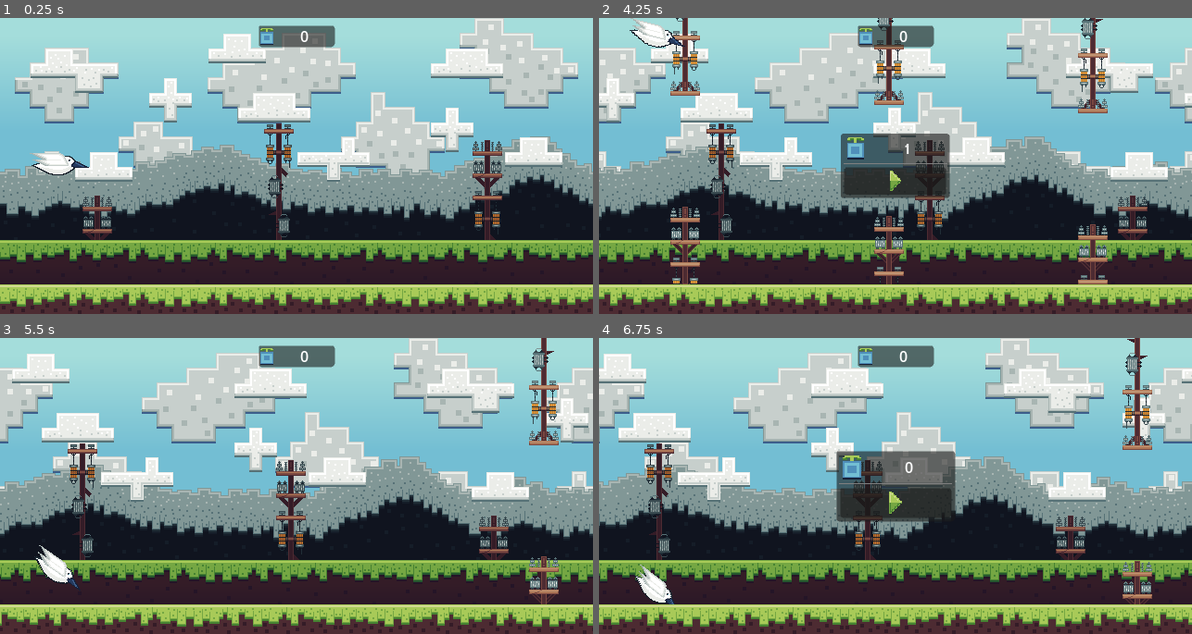
Above: before the commit, frames 1-4 (two rows, left to right).
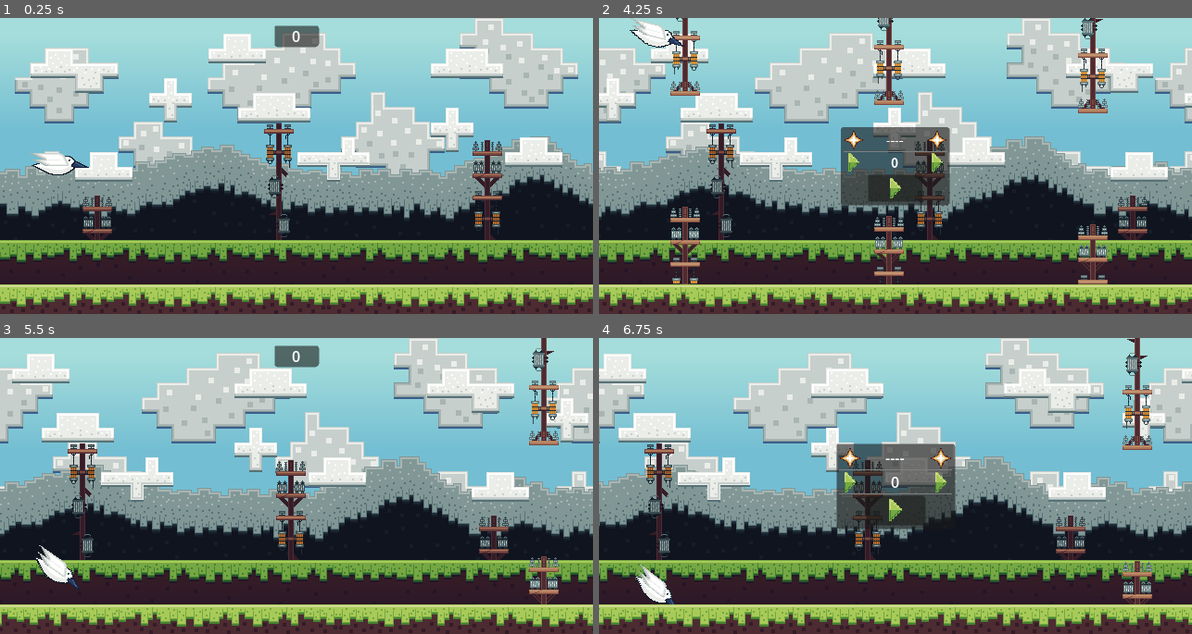
Above: after the commit, the same moments.

Repository: VirtualG450/wing-flapper
Game: Godot game, scene res://Scenes/GameRoot.tscn
Same seed, same stepped clock (60 frames per second), same inputs: the game is played once before the commit and once after it.
Inputs (mouse positions are in pixels of both pictures, inside the frame that each line leads up to; where the layout moved, square brackets give the same spot in the first picture):
- Up to frame 1 (0.25 s): no input
- Up to frame 2 (4.25 s): tap Enter at 0.5 s; move the mouse to (1025, 151) at 0.52 s; press the mouse at (1025, 151) at 0.53 s; move the mouse to (776, 180) at 1.27 s; release the mouse at (776, 180) at 1.28 s; click (776, 180) at 1.35 s; click (776, 180) at 1.52 s; click (776, 180) at 1.82 s; move the mouse to (954, 100) at 2.02 s; press the mouse at (954, 100) at 2.03 s; move the mouse to (865, 225) at 2.77 s; release the mouse at (865, 225) at 2.78 s; click (865, 225) at 2.85 s; click (865, 225) at 3.02 s; click (865, 225) at 3.32 s; move the mouse to (1073, 210) at 3.52 s; press the mouse at (1073, 210) at 3.53 s
- Up to frame 3 (5.5 s): release the mouse at (474, 530) at 4.25 s; click (296, 506) [296, 500] at 4.25 s; click (296, 509) [296, 503] at 5 s
- Up to frame 4 (6.75 s): click (895, 509) [895, 503] at 5.75 s; move the mouse to (717, 441) at 6.52 s; click (717, 441) at 6.6 s

The runs differ from the first frame. In frame 1, 0.5% of the frame differs, in the area x 43-57%, y 2-10%; in frame 2, 3.2%; in frame 3, 0.5%; in frame 4, 3.6%, in the area x 40-61%, y 2-65%.

Commit message:
0.7.0 Record persistente
Añadido funciones de guardado y carga de puntuacion record para tener persistencia entre partidas.

Como solo necesito guardar una variable de tipo entera el sistema es  bastante simple, utilizando las funciones de godot relacionadas a FileAcess puedo comprobar si el archivo de guardado existe o no para crearlo y guardar el valor cuando se necesite en 8 bytes.

Ya solo faltarian los sonidos al conseguir puntos y al mostrar el Game Over, tambien un boton extra para silenciar los sonidos del juego si se quiere.

Diff:
--- a/Scenes/GameRoot.tscn
+++ b/Scenes/GameRoot.tscn
@@ -1,11 +1,11 @@
 [gd_scene format=3 uid="uid://cxpqmy7cfpy0i"]
 
 [ext_resource type="Script" uid="uid://uinh0cbcxj24" path="res://Script/game_root.gd" id="1_aob1w"]
-[ext_resource type="Texture2D" uid="uid://bdsaxr2aq7x4e" path="res://Assets/Graphics/Berry.png" id="1_awmvw"]
 [ext_resource type="Texture2D" uid="uid://drhn5tl7wuopk" path="res://Assets/Graphics/Bird.png" id="1_rqi4g"]
 [ext_resource type="Script" uid="uid://bpdl3gbhopbks" path="res://Script/hud.gd" id="2_58i56"]
 [ext_resource type="Texture2D" uid="uid://bttcpydnxkwb2" path="res://Assets/Graphics/PlayButton.png" id="2_gk1q0"]
 [ext_resource type="Texture2D" uid="uid://csg03y1ntlv32" path="res://Assets/Graphics/SkyAtlas.png" id="3_2m18y"]
+[ext_resource type="Texture2D" uid="uid://cbn5kp7b4rsix" path="res://Assets/Graphics/RecordIcon.png" id="3_ppc7m"]
 [ext_resource type="Texture2D" uid="uid://ckgihqhfnndih" path="res://Assets/Graphics/FarDetailsAtlas.png" id="4_7vkth"]
 [ext_resource type="Texture2D" uid="uid://dwuo17ot1xbh2" path="res://Assets/Graphics/FloorAtlas.png" id="4_gk1q0"]
 [ext_resource type="Script" uid="uid://bbj4k3asr6vwe" path="res://Script/bird.gd" id="5_o8ewf"]
@@ -72,8 +72,8 @@
 anchors_preset = 5
 anchor_left = 0.5
 anchor_right = 0.5
-offset_left = -32.0
-offset_right = 32.0
+offset_left = -24.0
+offset_right = 24.0
 offset_bottom = 31.0
 grow_horizontal = 2
 mouse_filter = 2
@@ -84,26 +84,12 @@
 size_flags_vertical = 4
 mouse_filter = 2
 
-[node name="HBoxContainer" type="HBoxContainer" parent="HUD/Control/ScoreSection/PanelContainer" unique_id=81927817]
-layout_mode = 2
-mouse_filter = 2
-theme_override_constants/separation = 0
-
-[node name="TextureRect" type="TextureRect" parent="HUD/Control/ScoreSection/PanelContainer/HBoxContainer" unique_id=1338633450]
-custom_minimum_size = Vector2(18, 19)
-layout_mode = 2
-size_flags_horizontal = 4
-size_flags_vertical = 4
-mouse_filter = 2
-texture = ExtResource("1_awmvw")
-expand_mode = 1
-stretch_mode = 5
-
-[node name="PointCounter" type="Label" parent="HUD/Control/ScoreSection/PanelContainer/HBoxContainer" unique_id=1544615451]
-unique_name_in_owner = true
-custom_minimum_size = Vector2(64, 16)
-layout_mode = 2
-text = "999"
+[node name="PointCounter" type="Label" parent="HUD/Control/ScoreSection/PanelContainer" unique_id=1544615451]
+unique_name_in_owner = true
+custom_minimum_size = Vector2(48, 16)
+layout_mode = 2
+size_flags_horizontal = 4
+text = "----"
 horizontal_alignment = 1
 vertical_alignment = 1
 
@@ -134,39 +120,82 @@
 [node name="VBoxContainer" type="VBoxContainer" parent="HUD/Control/GameOverPanel/MarginContainer" unique_id=1811995767]
 layout_mode = 2
 mouse_filter = 0
-
-[node name="HBoxContainer" type="HBoxContainer" parent="HUD/Control/GameOverPanel/MarginContainer/VBoxContainer" unique_id=1474336438]
-layout_mode = 2
-mouse_filter = 0
-
-[node name="TextureRect" type="TextureRect" parent="HUD/Control/GameOverPanel/MarginContainer/VBoxContainer/HBoxContainer" unique_id=503674544]
-custom_minimum_size = Vector2(26, 27)
-layout_mode = 2
-size_flags_horizontal = 4
-size_flags_vertical = 4
-mouse_filter = 0
-texture = ExtResource("1_awmvw")
-expand_mode = 1
-stretch_mode = 5
-
-[node name="GameOverScore" type="Label" parent="HUD/Control/GameOverPanel/MarginContainer/VBoxContainer/HBoxContainer" unique_id=1012917071]
-unique_name_in_owner = true
+theme_override_constants/separation = 1
+
+[node name="RecordSection" type="HBoxContainer" parent="HUD/Control/GameOverPanel/MarginContainer/VBoxContainer" unique_id=969304726]
+unique_name_in_owner = true
+layout_mode = 2
+
+[node name="TextureRect" type="TextureRect" parent="HUD/Control/GameOverPanel/MarginContainer/VBoxContainer/RecordSection" unique_id=1541465769]
+custom_minimum_size = Vector2(22, 22)
+layout_mode = 2
+size_flags_horizontal = 4
+texture = ExtResource("3_ppc7m")
+expand_mode = 1
+stretch_mode = 5
+
+[node name="RecordScoreLabel" type="Label" parent="HUD/Control/GameOverPanel/MarginContainer/VBoxContainer/RecordSection" unique_id=952671235]
+unique_name_in_owner = true
+custom_minimum_size = Vector2(0, 22)
 layout_mode = 2
 size_flags_horizontal = 3
-size_flags_vertical = 1
-mouse_filter = 0
-text = "9999"
+text = "----"
 horizontal_alignment = 1
 vertical_alignment = 1
 
+[node name="TextureRect2" type="TextureRect" parent="HUD/Control/GameOverPanel/MarginContainer/VBoxContainer/RecordSection" unique_id=779851830]
+custom_minimum_size = Vector2(22, 22)
+layout_mode = 2
+size_flags_horizontal = 4
+texture = ExtResource("3_ppc7m")
+expand_mode = 1
+stretch_mode = 5
+
 [node name="HSeparator" type="HSeparator" parent="HUD/Control/GameOverPanel/MarginContainer/VBoxContainer" unique_id=260393991]
 layout_mode = 2
 theme_override_constants/separation = 1
 
+[node name="GameScore" type="HBoxContainer" parent="HUD/Control/GameOverPanel/MarginContainer/VBoxContainer" unique_id=1474336438]
+layout_mode = 2
+mouse_filter = 0
+
+[node name="TextureRect" type="TextureRect" parent="HUD/Control/GameOverPanel/MarginContainer/VBoxContainer/GameScore" unique_id=503674544]
+custom_minimum_size = Vector2(22, 22)
+layout_mode = 2
+size_flags_horizontal = 4
+mouse_filter = 0
+texture = ExtResource("2_gk1q0")
+expand_mode = 1
+stretch_mode = 5
+
+[node name="GameOverScore" type="Label" parent="HUD/Control/GameOverPanel/MarginContainer/VBoxContainer/GameScore" unique_id=1012917071]
+unique_name_in_owner = true
+custom_minimum_size = Vector2(0, 22)
+layout_mode = 2
+size_flags_horizontal = 3
+mouse_filter = 0
+text = "----"
+horizontal_alignment = 1
+vertical_alignment = 1
+
+[node name="TextureRect2" type="TextureRect" parent="HUD/Control/GameOverPanel/MarginContainer/VBoxContainer/GameScore" unique_id=699932324]
+custom_minimum_size = Vector2(22, 22)
+layout_mode = 2
+size_flags_horizontal = 4
+mouse_filter = 0
+texture = ExtResource("2_gk1q0")
+expand_mode = 1
+stretch_mode = 5
+
+[node name="HSeparator2" type="HSeparator" parent="HUD/Control/GameOverPanel/MarginContainer/VBoxContainer" unique_id=1715768151]
+layout_mode = 2
+theme_override_constants/separation = 1
+
 [node name="ReplayButton" type="Button" parent="HUD/Control/GameOverPanel/MarginContainer/VBoxContainer" unique_id=2072262368]
 unique_name_in_owner = true
-custom_minimum_size = Vector2(32, 32)
-layout_mode = 2
+custom_minimum_size = Vector2(64, 32)
+layout_mode = 2
+size_flags_horizontal = 4
 size_flags_vertical = 4
 icon = ExtResource("2_gk1q0")
 icon_alignment = 1
--- a/Script/game_root.gd
+++ b/Script/game_root.gd
@@ -34,12 +34,14 @@
 ]
 # Game state
 var points := 0
+var record := 0
 var last_area := 0
 # Animations
 var tween1 : Tween
 const time1 := 1.0
 
 func _ready():
+	_load_record()
 	stop_parallaxes()
 
 # Wait for initial press to enable the bird, only at game start.
@@ -63,7 +65,7 @@
 func restart_game() -> void:
 	points = 0
 	last_area = 0
-	hud_node.update_point_coutner()
+	hud_node.update_point_counter()
 	wall_manager.restart_walls()
 	wall_manager.start_walls()
 	bird_node.restart_bird()
@@ -73,7 +75,7 @@
 
 func point_scored() -> void:
 	points += 1
-	hud_node.update_point_coutner()
+	hud_node.update_point_counter()
 	# Change the parallax to the relevant area
 	if points >= 50 and points < 150 and last_area != 1:
 		set_parallax_area(1)
@@ -81,7 +83,7 @@
 		set_parallax_area(2)
 	elif points >= 300 and points < 450 and last_area != 3:
 		set_parallax_area(3)
-	elif points >= 450 and points < 600 and last_area != 4:
+	elif points >= 450 and last_area != 4:
 		set_parallax_area(4)
 
 # Parallax control
@@ -131,3 +133,33 @@
 	far_parallax.autoscroll.x = 0
 	close_parallax.autoscroll.x = 0
 	floor_parallax.autoscroll.x = 0
+
+# Record persistence
+
+func _load_record() -> void:
+	# Case 1 -> No previous record file, start at 0
+	if not FileAccess.file_exists("user://record.save"):
+		print("No previous record file found, creating new one.")
+		_create_record_file()
+		record = 0
+		return
+	# Case 2 -> Previous record file found, load value.
+	else:
+		var old_save := FileAccess.open("user://record.save",FileAccess.READ)
+		record = old_save.get_64()
+		old_save.close()
+		print("Loaded previous record: ",record)
+
+	# Update HUD record
+	hud_node.record_score_label.text = str(record)
+
+func save_record() -> void:
+	var save_file := FileAccess.open("user://record.save",FileAccess.WRITE)
+	save_file.store_64(record)
+	save_file.close()
+	print("Saved record: ",record)
+
+func _create_record_file() -> void:
+	var new_file := FileAccess.open("user://record.save",FileAccess.WRITE)
+	new_file.store_64(0)
+	new_file.close()
--- a/Script/hud.gd
+++ b/Script/hud.gd
@@ -3,7 +3,12 @@
 
 @onready var game_manager : GameManager = $".."
 @onready var main_hud_node : Control = $Control
+
+@onready var score_section : MarginContainer = %ScoreSection
 @onready var point_counter : Label = %PointCounter
+
+@onready var record_section : HBoxContainer = %RecordSection
+@onready var record_score_label : Label = %RecordScoreLabel
 
 @onready var game_over_panel : PanelContainer = %GameOverPanel
 @onready var game_over_score : Label = %GameOverScore
@@ -20,6 +25,7 @@
 
 func initial_state() -> void:
 	# Point counter
+	score_section.pivot_offset_ratio = Vector2(0.5, 0.5)
 	point_counter.text = str(0)
 	# Game over panel
 	game_over_panel.hide()
@@ -29,21 +35,42 @@
 # Show / Hide animations
 
 func show_anim() -> void:
+	# Check if new record was made
+	var new_record := false
+	var new_points := game_manager.points
+	if new_points > game_manager.record:
+		new_record = true
+		game_manager.record = new_points
+		game_manager.save_record()
+	game_over_score.text = "0"
+	# Restart animation tweener
 	if tween1:
 		tween1.kill()
 	tween1 = create_tween()
+	tween1.set_parallel()
+	# Hide point couter
+	tween1.tween_property(score_section,"visible", false, time1)
+	tween1.tween_property(score_section,"scale", Vector2.ZERO, time1)
+	# Show game over panel
 	tween1.tween_property(game_over_panel,"visible", true, 0)
 	tween1.tween_property(game_over_panel,"scale", Vector2(1,1), time1)
-	tween1.parallel().tween_property(game_over_score,"text", str(game_manager.points), time1)
-	tween1.tween_property(replay_button,"disabled", false, 0)
+	# Smooth value change for game over point counter and record when needed
+	tween1.tween_method(_game_over_counter ,0, new_points, time1 + 1.0)
+	if new_record:
+		tween1.tween_method(_record_counter, 0, new_points, time1 + 1.0)
+	tween1.tween_property(replay_button,"disabled", false, time1)
 
 func hide_anim() -> void:
 	if tween1:
 		tween1.kill()
 	tween1 = create_tween()
 	tween1.set_parallel()
+	# Hide game over panel
 	tween1.tween_property(game_over_panel,"visible", false, time1)
 	tween1.tween_property(game_over_panel,"scale", Vector2.ZERO, time1)
+	# Show point coutner
+	tween1.tween_property(score_section,"visible", true, 0)
+	tween1.tween_property(score_section,"scale", Vector2(1,1), time1)
 
 # Replay button
 
@@ -54,7 +81,11 @@
 
 # Point counter
 
-func update_point_coutner() -> void:
+func update_point_counter() -> void:
 	point_counter.text = str(game_manager.points)
 
-#
+func _game_over_counter(new_value:int) -> void:
+	game_over_score.text = str(new_value)
+
+func _record_counter(new_value:int) -> void:
+	record_score_label.text = str(new_value)
Binary file removed: Assets/Graphics/Berry.png
Binary file added: Assets/Graphics/RecordIcon.png
Not shown, changed: Assets/Graphics/RecordIcon.png.import
